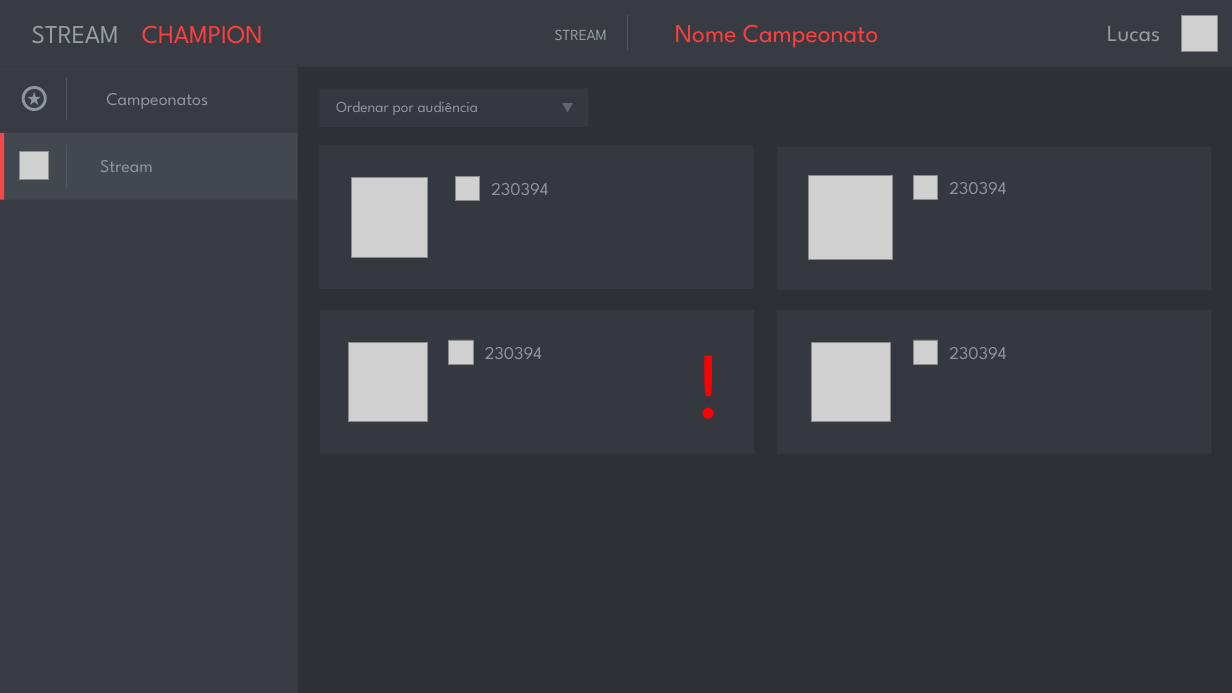
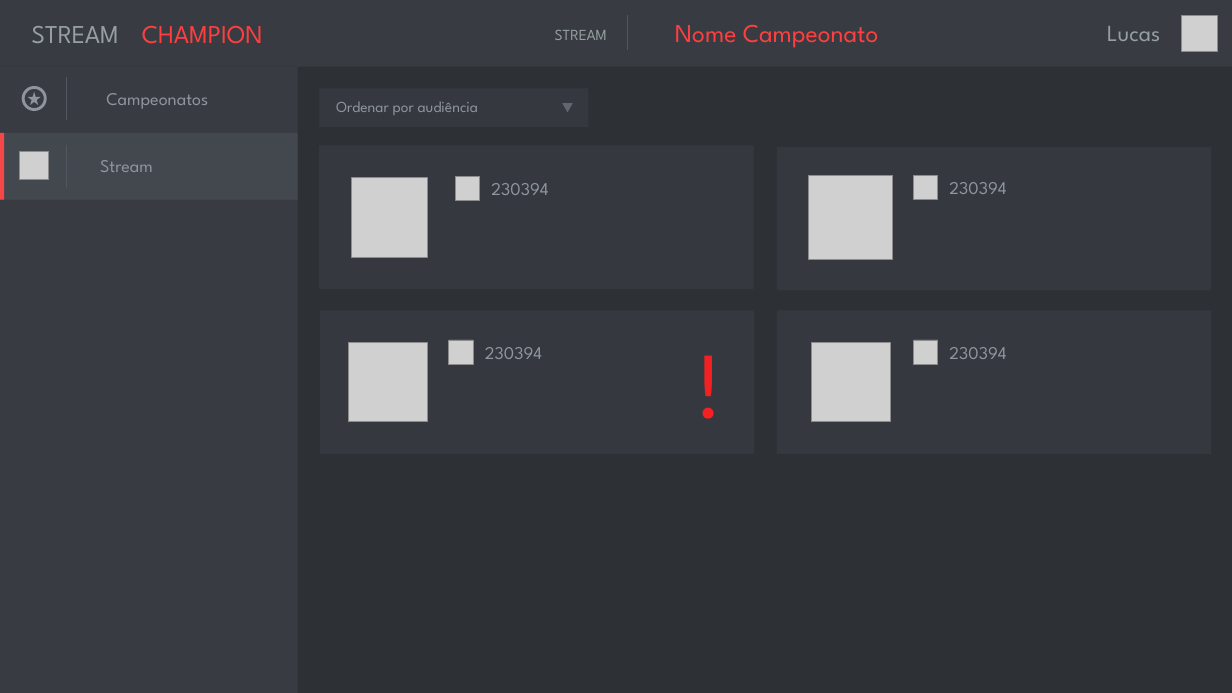
Before and after one commit to YudiG12/CarbonTowerEtc, a slide deck: slide 4 of Mockup/mockup1.pptx (slide 3 before the commit). Drawn at 1232x693 pixels with LibreOffice and Linux fonts; fonts in the diff are those of the drawing; grey boxes stand for pictures. Boxes give left, top, right and bottom in pixels: in the first picture for what was removed or moved away, otherwise in the second. Text is boxed around its words. In the diff, an @@ line names an element or a change of style, - is before the commit and + after.

```diff
--- a/Mockup/mockup1.pptx
+++ b/Mockup/mockup1.pptx
@@ text "!" at (685, 322, 734, 443): text colour #FF0000 to #F32121 @@
```
Also in this commit, not shown: 1 other slide changed, 1 slide added, 1 other file.
